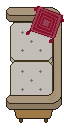
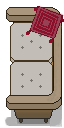
Before/after of a 64×128 layered artwork. What changed in the layer stack:
added layer "shadow" above "pillow" over left=4, top=105, right=62, bottom=127
painted on "couch" over left=21, top=31, right=42, bottom=91
